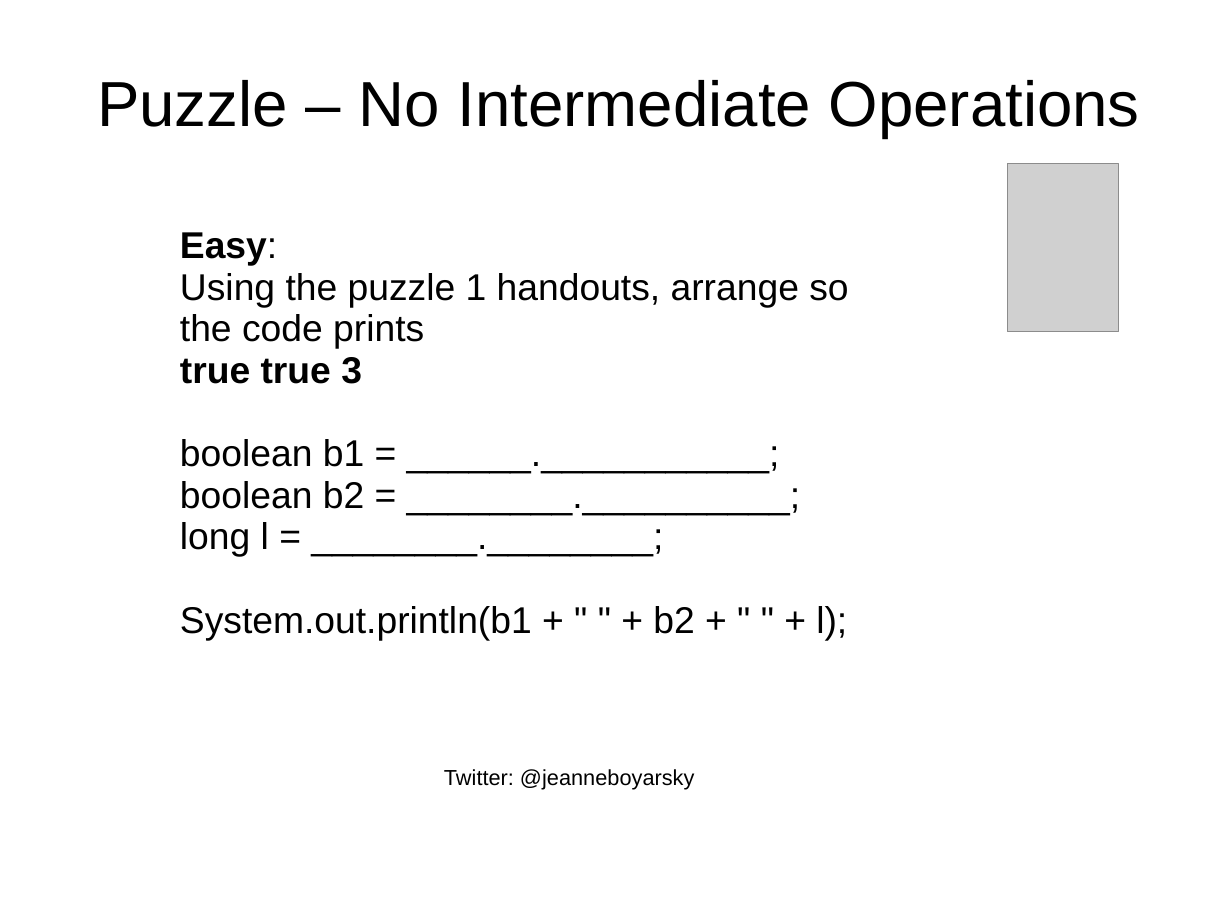
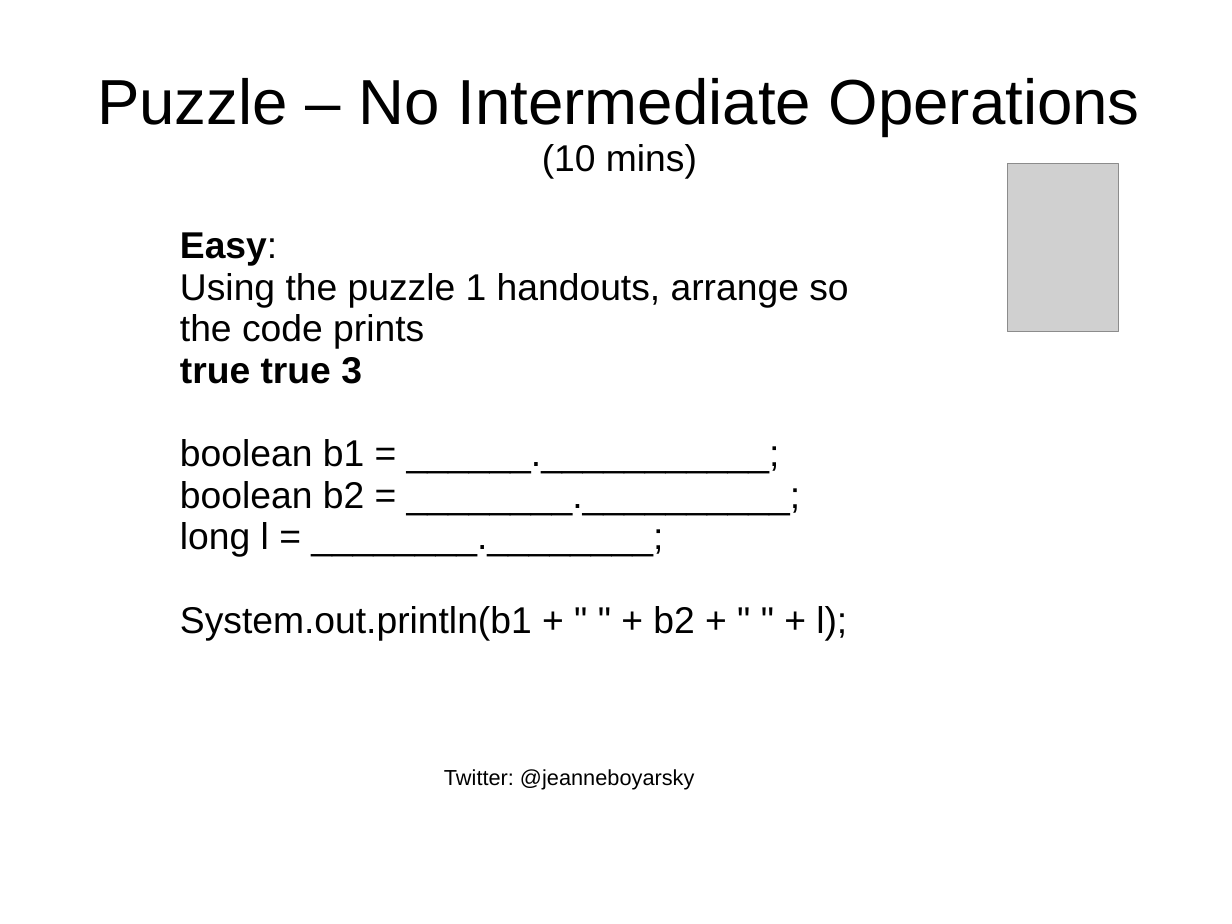
Before and after one commit to boyarsky/java-8-streams-by-puzzles, a slide deck: slide 31 of docs/Slides.ppt. Drawn at 1232x924 pixels with LibreOffice and Linux fonts; fonts in the diff are those of the drawing; grey boxes stand for pictures; background and template pictures are left out. Boxes give left, top, right and bottom in pixels: in the first picture for what was removed or moved away, otherwise in the second. Text is boxed around its words. In the diff, an @@ line names an element or a change of style, - is before the commit and + after.

```diff
--- a/docs/Slides.ppt
+++ b/docs/Slides.ppt
@@ title at [97,78,1140,179]: text changed @@
-Puzzle – No Intermediate Operations
+Puzzle – No Intermediate Operations
+(10 mins)
```
Also in this commit, not shown: 13 other slides changed, 1 other file.
